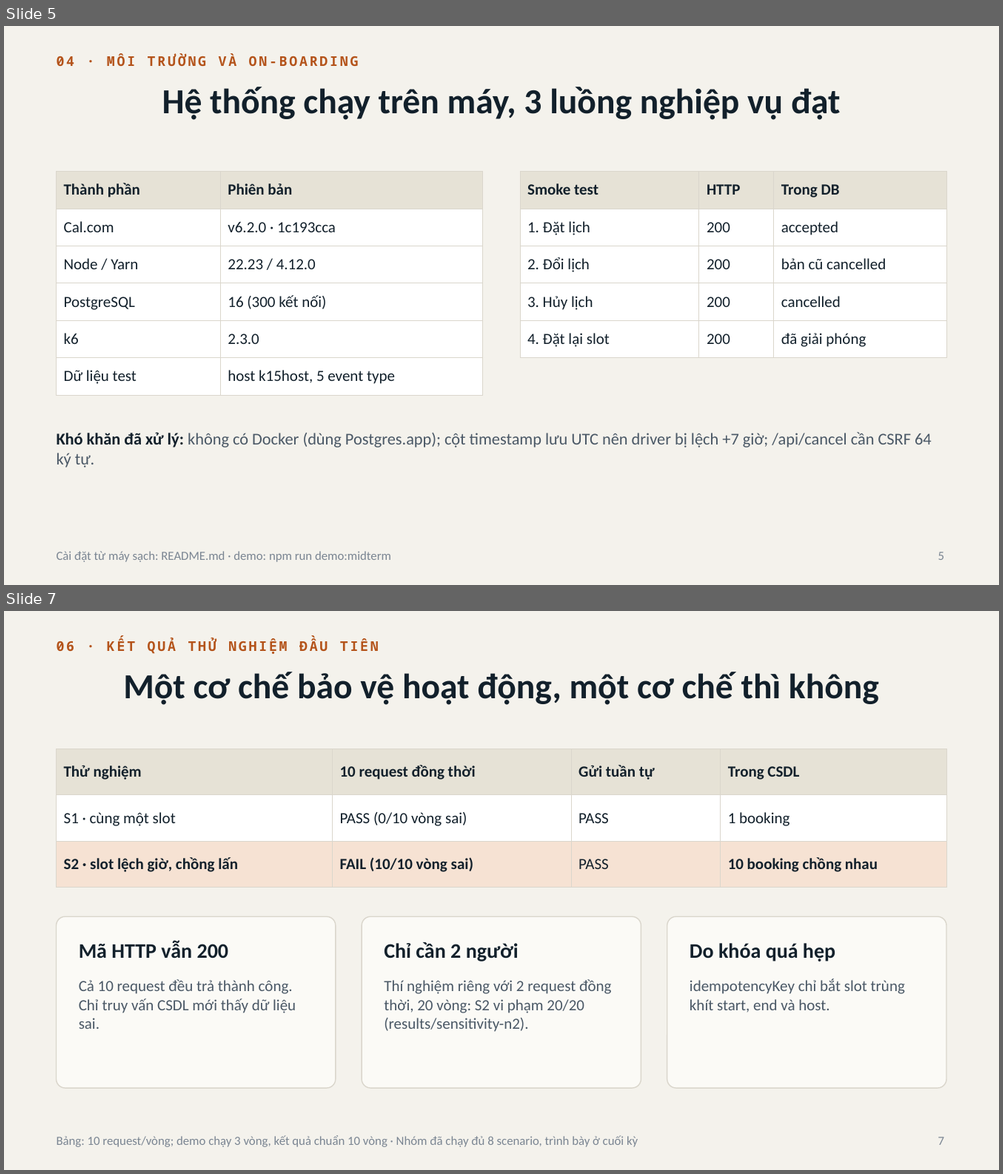
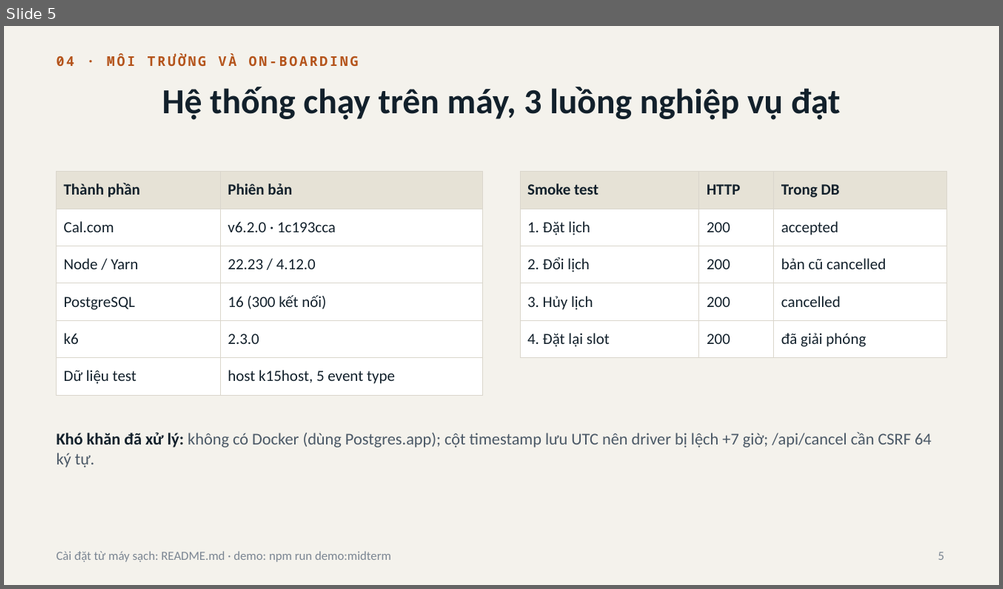
Before and after one commit to 2312741-sudo/kiem_thu_pm, a slide deck: docs/BAO_CAO_GIUA_KY_R05-K15.pptx. Shown one above the other, each under a label of ours: slides 5 and 7 before the commit, slide 5 after it; the slides between them are not shown. The pictures are 1003x1174 and 1003x589 pixels, drawn with LibreOffice and Linux fonts; fonts in the diff are those of the drawing. Boxes give left, top, right and bottom in pixels: in the first picture for what was removed or moved away, otherwise in the second. Text is boxed around its words. In the diff, an @@ line names an element or a change of style, - is before the commit and + after.

```diff
--- a/docs/BAO_CAO_GIUA_KY_R05-K15.pptx
+++ b/docs/BAO_CAO_GIUA_KY_R05-K15.pptx
@@ slide 7 removed at [4, 611, 999, 1170], background #F4F2EC @@
@@ text removed at [57, 638, 378, 654] @@
-06 · KẾT QUẢ THỬ NGHIỆM ĐẦU TIÊN
@@ title removed at [123, 672, 879, 705] @@
-Một cơ chế bảo vệ hoạt động, một cơ chế thì không
@@ table removed at [57, 749, 946, 875], 3 rows, 4 columns @@
-Thử nghiệm | 10 request đồng thời | Gửi tuần tự | Trong CSDL
-S1 · cùng một slot | PASS (0/10 vòng sai) | PASS | 1 booking
-S2 · slot lệch giờ, chồng lấn | FAIL (10/10 vòng sai) | PASS | 10 booking chồng nhau
@@ rounded rectangle removed at [57, 917, 336, 1088] @@
@@ rounded rectangle removed at [361, 917, 640, 1088] @@
@@ rounded rectangle removed at [667, 917, 946, 1088] @@
@@ text removed at [79, 941, 229, 959] @@
-Mã HTTP vẫn 200
@@ text removed at [384, 943, 518, 962] @@
-Chỉ cần 2 người
@@ text removed at [689, 943, 835, 962] @@
-Do khóa quá hẹp
@@ text removed at [79, 980, 296, 1029] @@
-Cả 10 request đều trả thành công. Chỉ truy vấn CSDL mới thấy dữ liệu sai.
@@ text removed at [384, 980, 612, 1032] @@
-Thí nghiệm riêng với 2 request đồng thời, 20 vòng: S2 vi phạm 20/20 (results/sensitivity-n2).
@@ text removed at [689, 979, 905, 1012] @@
-idempotencyKey chỉ bắt slot trùng khít start, end và host.
@@ text removed at [57, 1136, 637, 1147] @@
-Bảng: 10 request/vòng; demo chạy 3 vòng, kết quả chuẩn 10 vòng · Nhóm đã chạy đủ 8 scenario, trình bày ở cuối kỳ
@@ page number removed at [938, 1137, 944, 1145] @@
-7
```
Also in this commit, not shown: 4 slides changed, 5 slides added, 5 other files.
